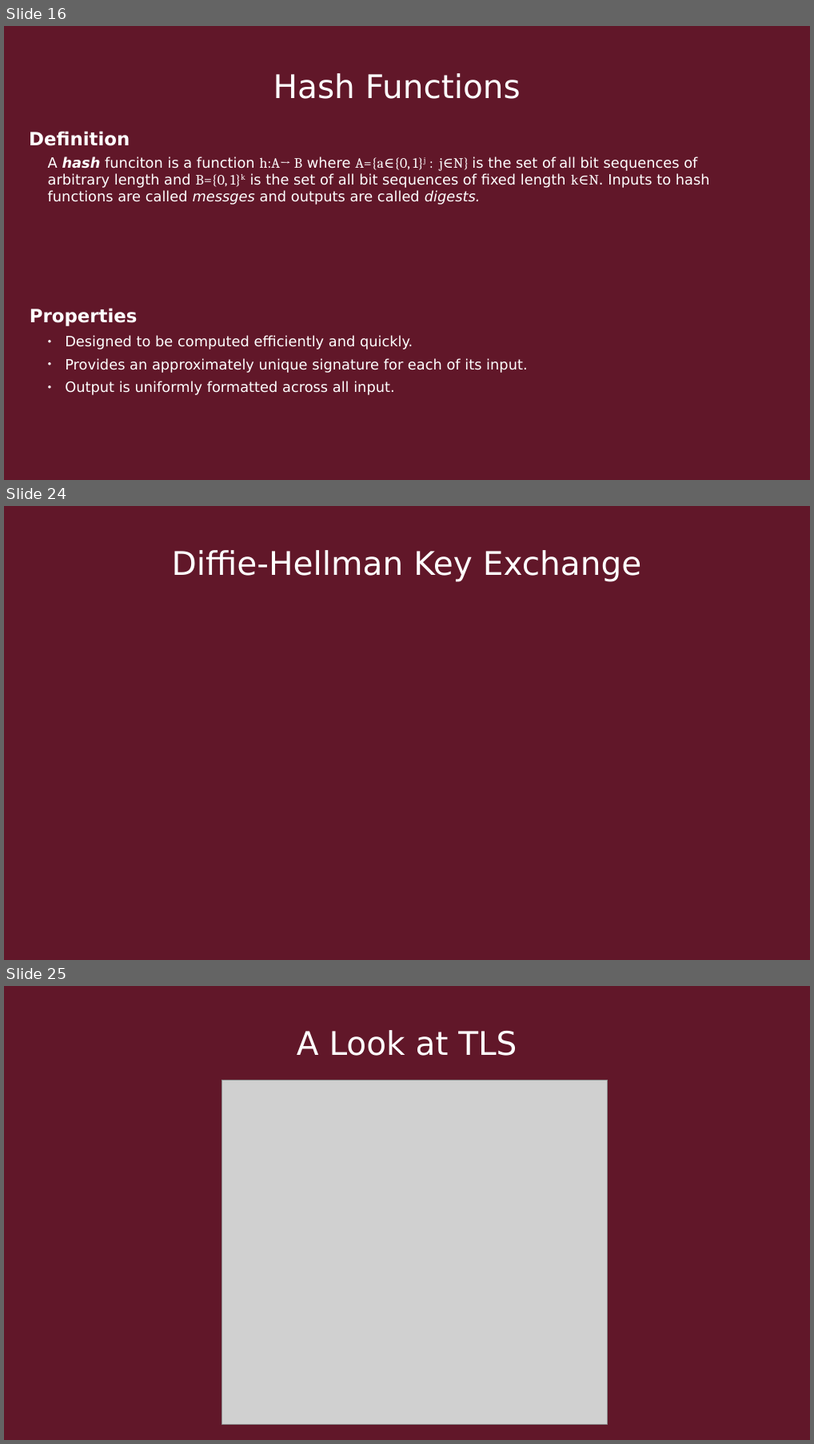
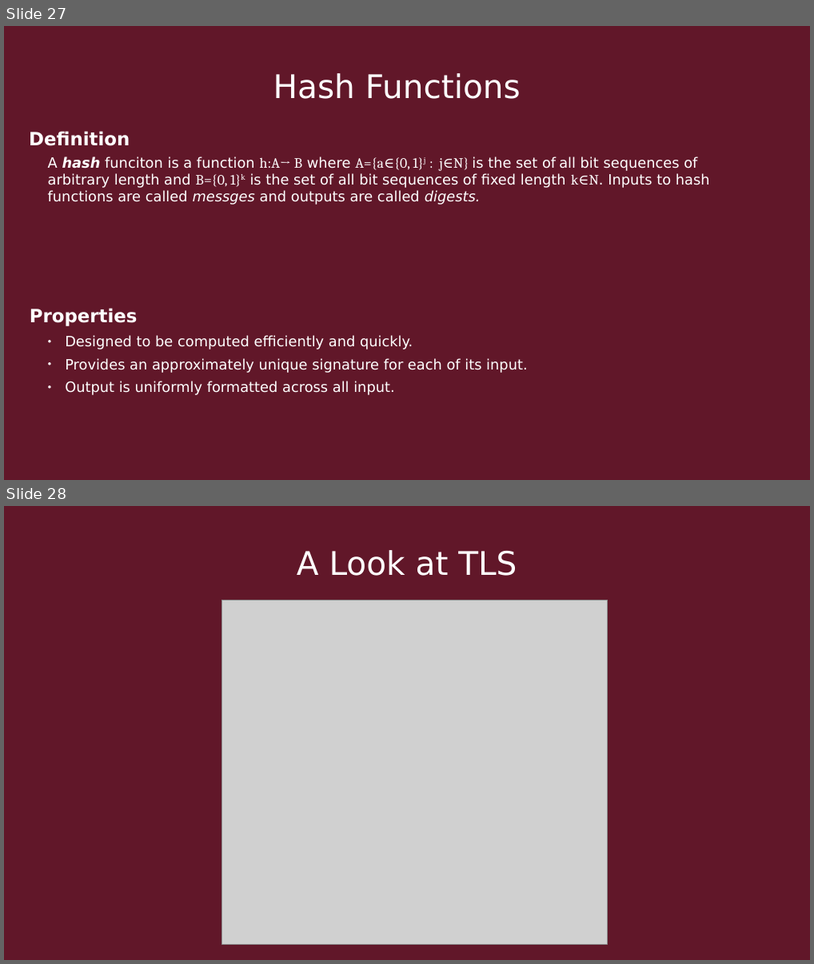
Before and after one commit to Quin-Darcy/seccom, a slide deck: presentation/cryptography_and_network_protocols.odp. Shown one above the other, each under a label of ours: slides 16, 24 and 25 before the commit, slides 27 and 28 after it; the slides between them are not shown. The pictures are 814x1444 and 814x964 pixels, drawn with LibreOffice and Linux fonts; fonts in the diff are those of the drawing; grey boxes stand for pictures. Boxes give left, top, right and bottom in pixels: in the first picture for what was removed or moved away, otherwise in the second. Text is boxed around its words. In the diff, an @@ line names an element or a change of style, - is before the commit and + after.

```diff
--- a/presentation/cryptography_and_network_protocols.odp
+++ b/presentation/cryptography_and_network_protocols.odp
@@ slide 24 removed at [4,506,810,960], background #611729 @@
@@ title removed at [172,550,642,581] @@
-Diffie-Hellman Key Exchange
@@ what was slide 16 is now slide 27 @@
@@ what was slide 25 is now slide 28 @@
```
Also in this commit, not shown: 7 slides changed, 4 slides added, 7 other slides removed, 1 other file.
